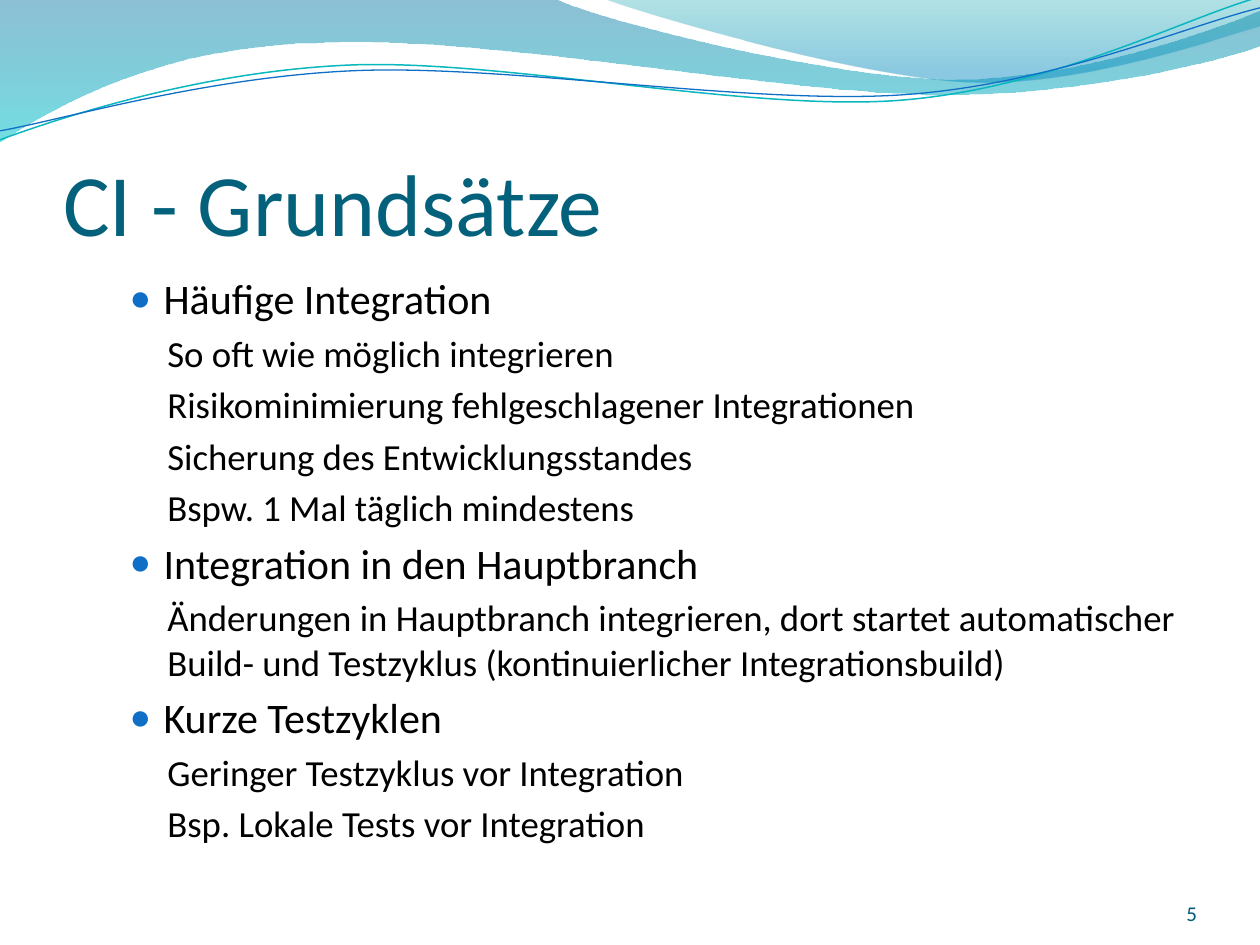
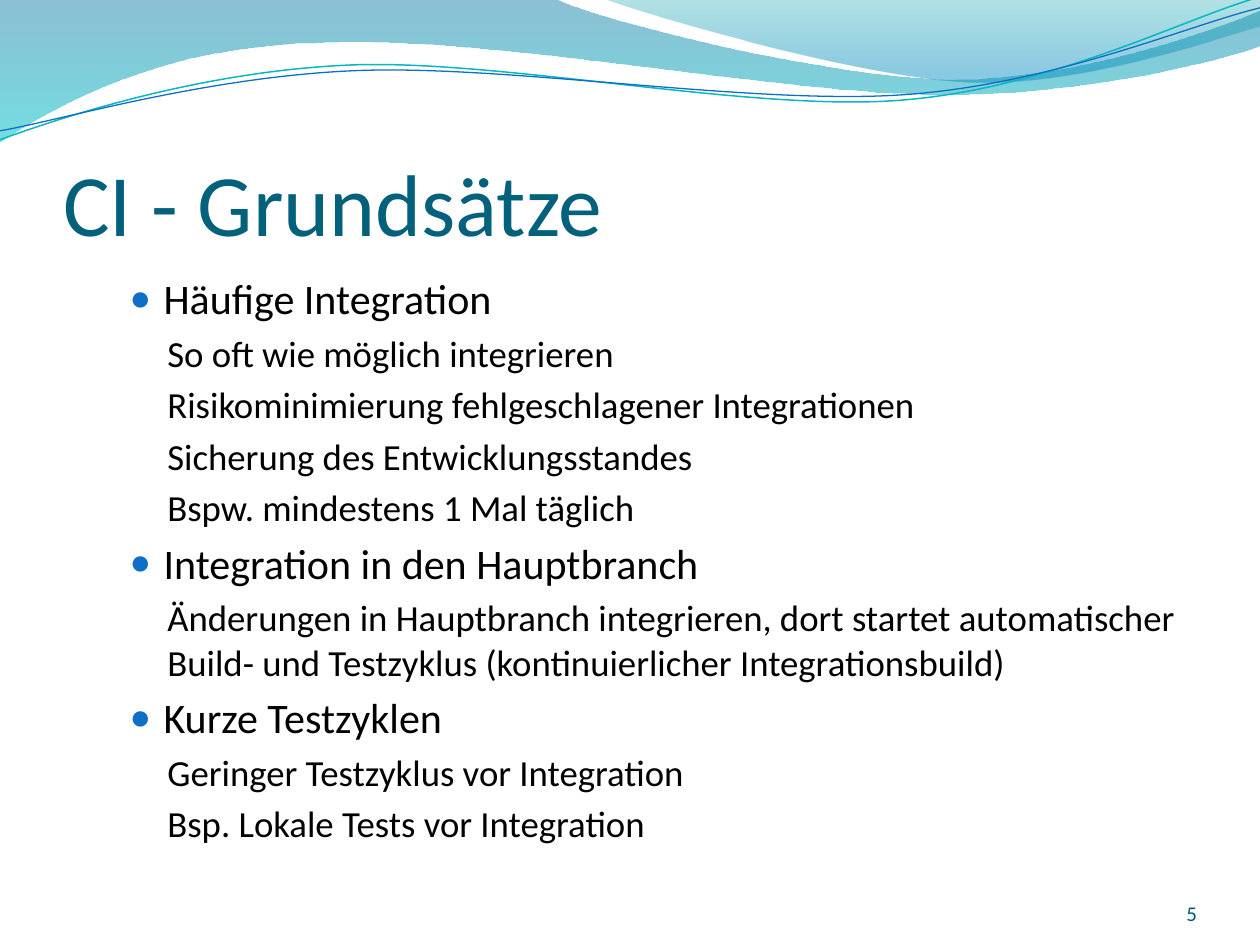
Before and after one commit to GitTyCat42/GITVortrag, a slide deck: slide 5 of SS2017_Git_2017-04-27_Nina-Stodolka_Johannes-Struzek.pptx. Drawn at 1260x945 pixels with LibreOffice and Linux fonts; fonts in the diff are those of the drawing; background and template pictures are left out. Boxes give left, top, right and bottom in pixels: in the first picture for what was removed or moved away, otherwise in the second. Text is boxed around its words. In the diff, an @@ line names an element or a change of style, - is before the commit and + after.

```diff
--- a/SS2017_Git_2017-04-27_Nina-Stodolka_Johannes-Struzek.pptx
+++ b/SS2017_Git_2017-04-27_Nina-Stodolka_Johannes-Struzek.pptx
@@ text at (167,495,634,528): text changed @@
-    Bspw. 1 Mal täglich mindestens
+    Bspw. mindestens 1 Mal täglich
```
Also in this commit, not shown: 1 other slide changed, 3 other files.
